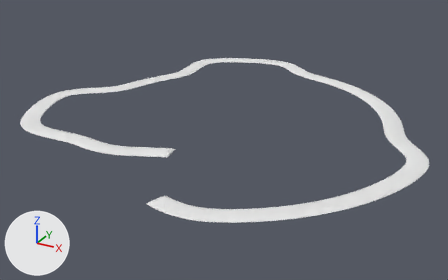
One commit to the FBX model shared/modeling-kit/out/slime_lane.fbx: the scene before it, then after it.
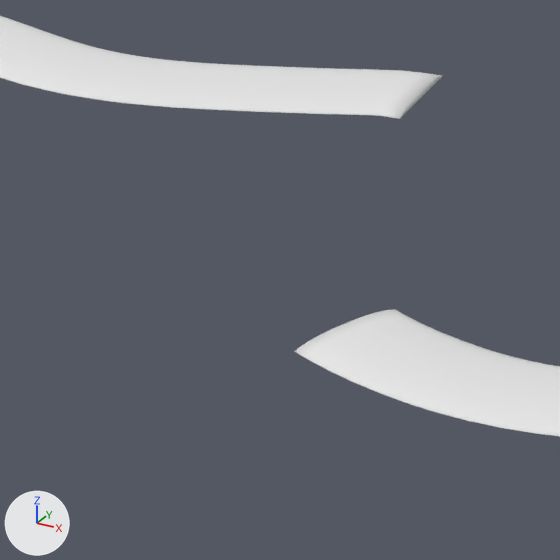
There are two pictures of each version: one whole from a 50 mm lens placed at (95.4, -178.7, 78.9), pointed at (-0.5, -4.5, -8.2), one close up on the part from 20% to 44% of the width and 48% to 88% of the height. The axes (+X, +Y, +Z) are drawn at lower left. The lights are the same throughout. The first two pictures are the older version.

The first close-up shows 'slime_lane'.
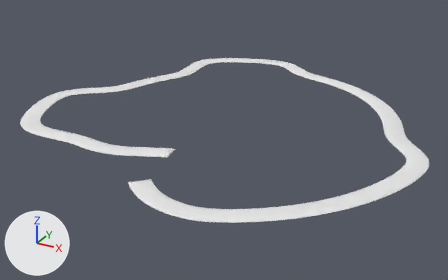
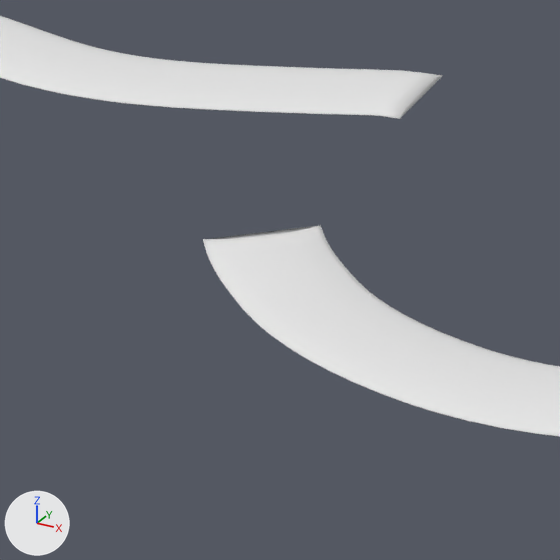
Changed parts and their boxes (x1, y1, x2, y2) in the close-ups (560 x 560 px):
part 1 of me_slime_lane, built on
    before: (295, 309, 404, 359)
    after: (203, 225, 404, 359)

What changed in the scene script:
```text
Change me_slime_lane:
    used by ob_slime_lane; location = (0.0, 0.0, 0.0)
    remove me_slime_lane.from_pydata(...)  # 2886 vertices, 2895 faces; spans x -69.5..69.5, y -67.9..67.9, z 0.0..0.4
    add me_slime_lane.from_pydata(...)  # 3042 vertices, 3051 faces; spans x -69.5..69.5, y -67.9..67.9, z 0.0..0.4
    me_slime_lane part 1
    4 vertices are removed from x 10.8..12.9, y -66.3..-60.1, z 0.0
    16 faces are deleted
    5 vertices in x 10.9..11.9, y -66.0..-63.2, z 0.1..0.4 move by (-0.5, 0.2, 0.0)
    4 vertices move from x 12.1..12.8, y -62.4..-60.4, z 0.1..0.4 to x 11.7..12.4, y -62.2..-60.3, z 0.1..0.4
    126 vertices are added at x -0.8..12.5, y -66.1..-54.0, z 0.0..0.4
    22 new vertices lie (0.4, -0.3, 0.0) away from vertices in x 1.0..5.9, y -61.0..-55.3, z 0.0..0.4
    7 new vertices lie (-0.4, 0.4, 0.0) away from vertices in x 1.0..4.0, y -60.6..-58.4, z 0.0..0.4
    5 new vertices lie (0.4, 0.7, 0.0) away from vertices in x 5.3..8.9, y -63.4..-60.6, z 0.4
    172 new faces join them
```
